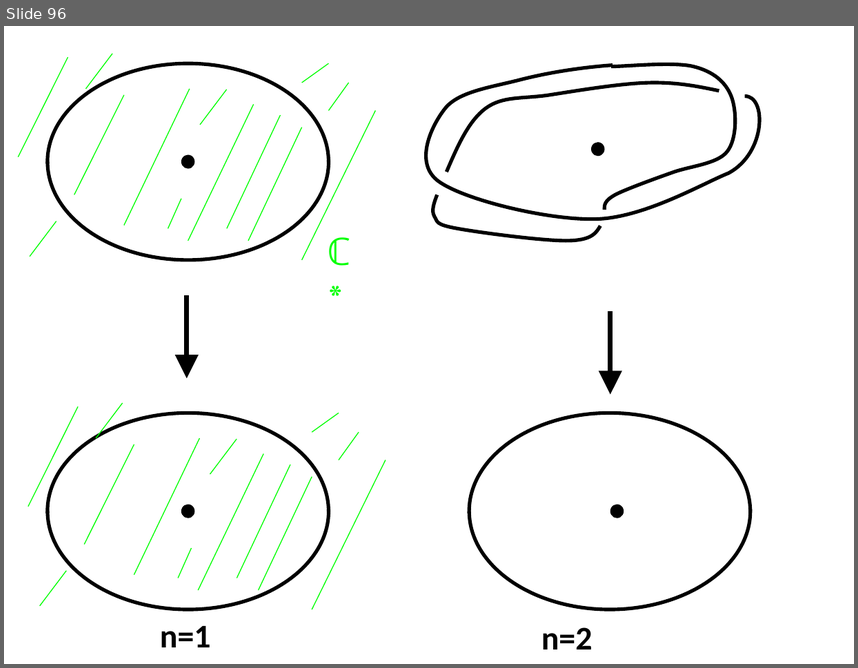
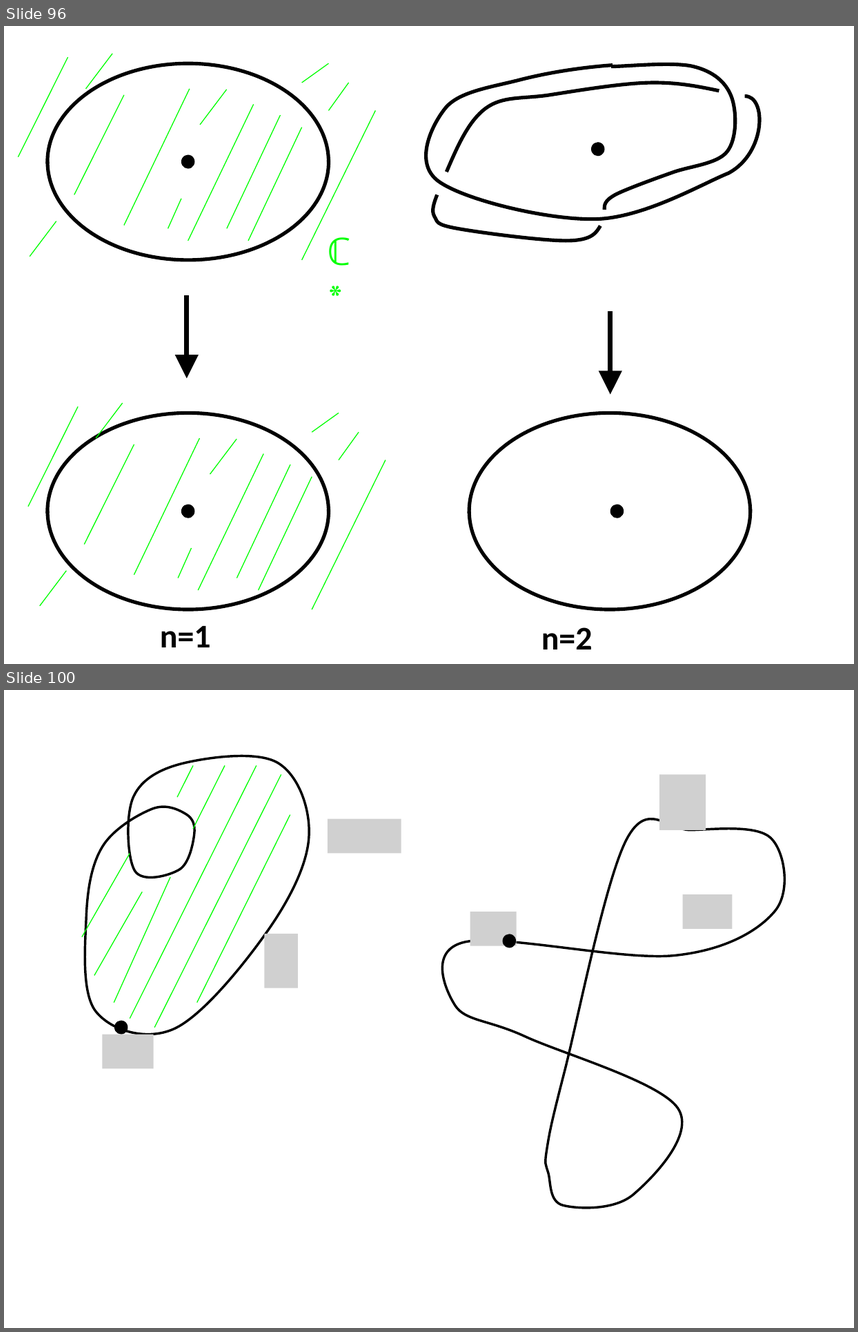
Before and after one commit to lutteropp/GeoTopo, a slide deck: images/Bilder.pptx. Shown one above the other, each under a label of ours: slide 96 before the commit, slides 96 and 100 after it; the slides between them are not shown. The pictures are 858x668 and 858x1332 pixels, drawn with LibreOffice and Linux fonts; fonts in the diff are those of the drawing; grey boxes stand for pictures. Boxes give left, top, right and bottom in pixels: in the first picture for what was removed or moved away, otherwise in the second. Text is boxed around its words. In the diff, an @@ line names an element or a change of style, - is before the commit and + after.

```diff
--- a/images/Bilder.pptx
+++ b/images/Bilder.pptx
@@ slide 100 added at <box>4,690,854,1328</box>, background #FFFFFF @@
@@ freeform shape added at <box>85,756,309,1034</box>, outline #000000 2 pt @@
@@ line added from (257, 766) to (130, 1018), #00FF00 0.75 pt @@
@@ line added from (193, 766) to (177, 797), #00FF00 0.75 pt @@
@@ line added from (225, 766) to (193, 829), #00FF00 0.75 pt @@
@@ line added from (281, 774) to (154, 1027), #00FF00 0.75 pt @@
@@ picture added at <box>660,774,705,829</box> @@
@@ line added from (290, 815) to (197, 1002), #00FF00 0.75 pt @@
@@ picture added at <box>328,819,402,854</box> @@
@@ freeform shape added at <box>443,819,785,1208</box>, outline #000000 2 pt @@
@@ line added from (130, 854) to (82, 936), #00FF00 0.75 pt @@
@@ line added from (143, 891) to (94, 976), #00FF00 0.75 pt @@
@@ line added from (170, 877) to (114, 1002), #00FF00 0.75 pt @@
@@ picture added at <box>682,894,732,928</box> @@
@@ picture added at <box>470,912,516,946</box> @@
@@ picture added at <box>264,933,298,987</box> @@
@@ ellipse added at <box>503,934,517,947</box>, fill #000000 @@
@@ ellipse added at <box>114,1020,128,1034</box>, fill #000000 @@
@@ picture added at <box>103,1034,154,1068</box> @@
```
Also in this commit, not shown: 2 slides changed, 3 other slides added, 1 slide removed, 15 other files.
